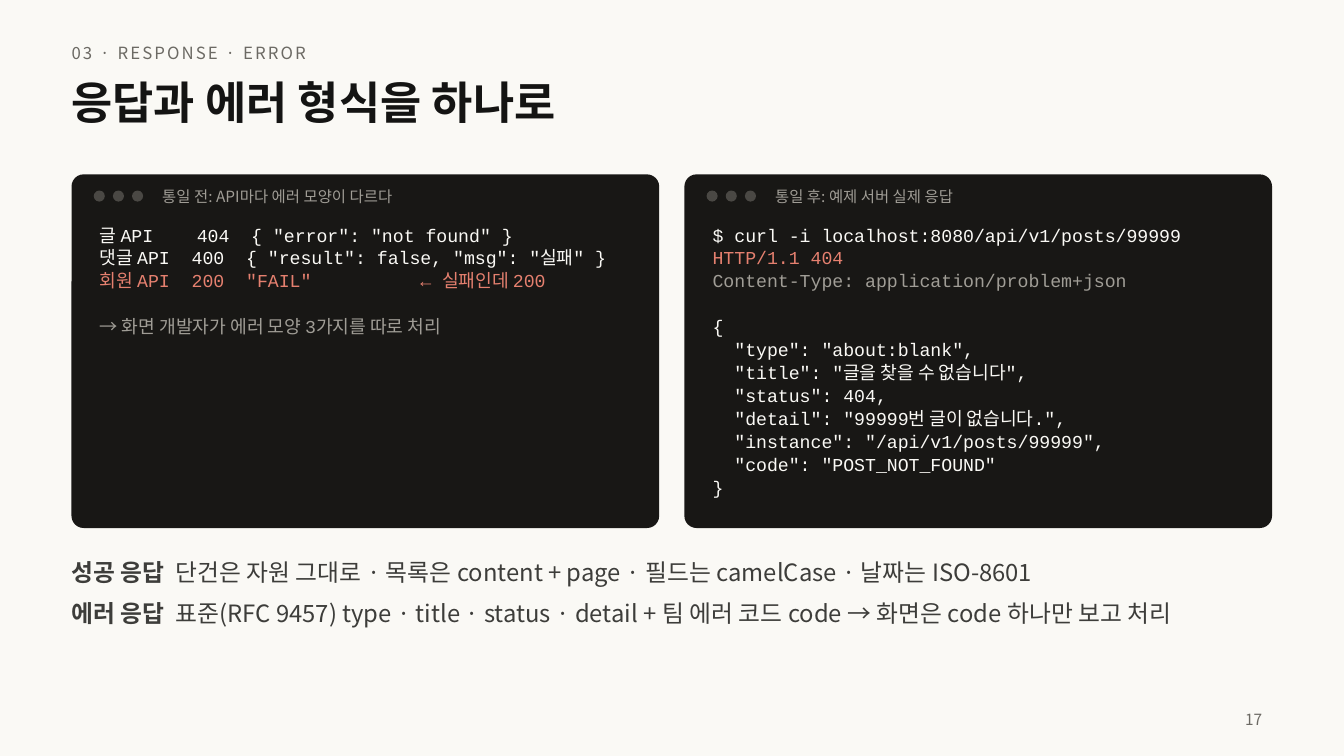
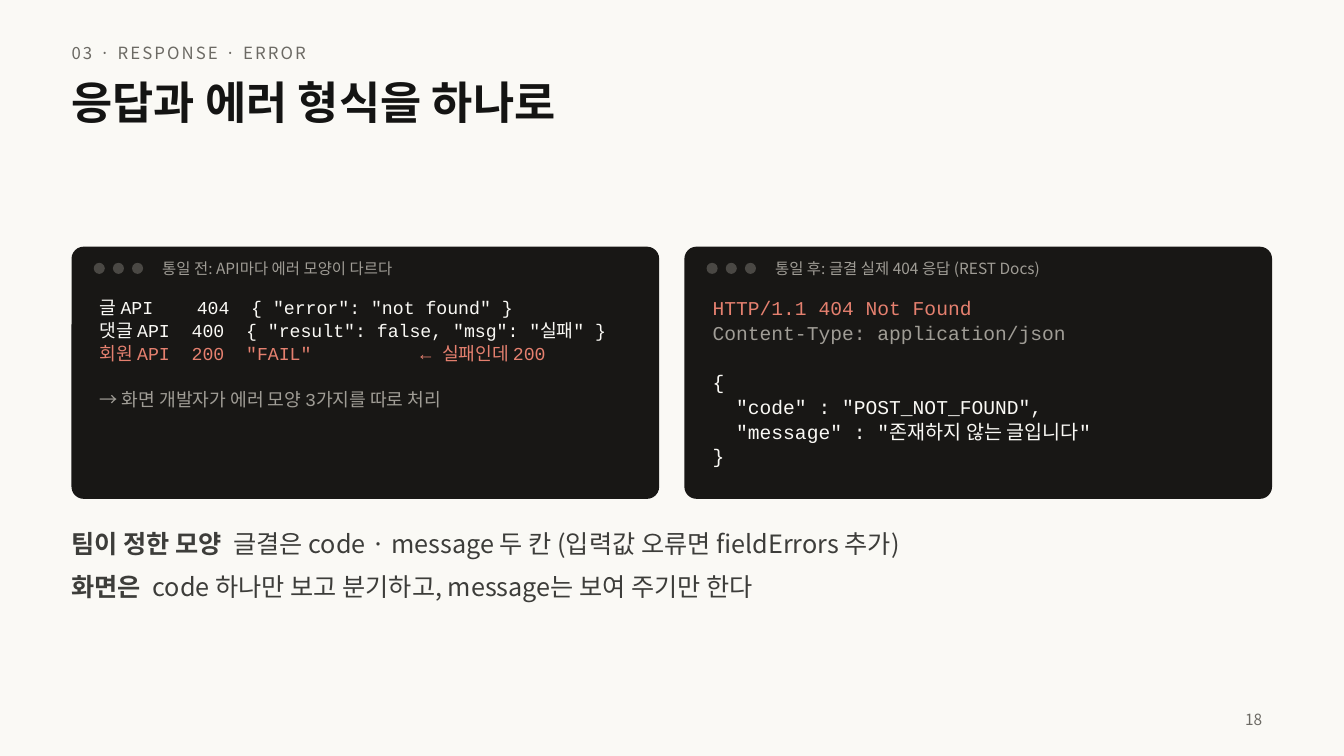
Before and after one commit to home-blog/docs-RESTful, a slide deck: slide 18 of 발표/RESTful-API-설계.pptx (slide 17 before the commit). Drawn at 1344x756 pixels with LibreOffice and Linux fonts; fonts in the diff are those of the drawing. Boxes give left, top, right and bottom in pixels: in the first picture for what was removed or moved away, otherwise in the second. Text is boxed around its words. In the diff, an @@ line names an element or a change of style, - is before the commit and + after.

```diff
--- a/발표/RESTful-API-설계.pptx
+++ b/발표/RESTful-API-설계.pptx
@@ rounded rectangle: place and size @@
-rounded rectangle at [72, 174, 659, 528]
+rounded rectangle at [72, 247, 659, 499]
@@ rounded rectangle at [72, 247, 659, 499]: proportions changed @@
@@ rounded rectangle at [685, 247, 1272, 499]: proportions changed @@
@@ rounded rectangle: place and size @@
-rounded rectangle at [685, 174, 1272, 528]
+rounded rectangle at [685, 247, 1272, 499]
@@ 6 ellipses, 1 text: place and size @@
-6 ellipses, 1 text at [94, 189, 756, 203]
+6 ellipses, 1 text at [94, 261, 756, 275]
@@ text at [775, 261, 1040, 277]: text changed @@
-통일 후: 예제 서버 실제 응답
+통일 후: 글결 실제 404 응답 (REST Docs)
@@ text "글 API 404 { "error": ...": place and size @@
-text "글 API 404 { "error": ..." at [100, 227, 584, 335]
+text "글 API 404 { "error": ..." at [100, 299, 584, 408]
@@ text "HTTP/1.1 404 Not Found": place and size @@
-text "HTTP/1.1 404 Not Found" at [713, 229, 1182, 473]
+text "HTTP/1.1 404 Not Found" at [713, 302, 1091, 443]
@@ text "HTTP/1.1 404 Not Found" at [713, 302, 1091, 443]: size 13 to 14 pt in "{", "}" @@
@@ text at [713, 302, 1065, 344]: text changed; size 13 to 14 pt; text colour #FAF9F5 to #A09D96 @@
-$ curl -i localhost:8080/api/v1/posts/99999
-HTTP/1.1 404
-Content-Type: application/problem+json
+HTTP/1.1 404 Not Found
+Content-Type: application/json
@@ text at [736, 400, 1091, 443]: text changed; size 13 to 14 pt @@
-"type": "about:blank",
-"title": "글을 찾을 수 없습니다",
-"status": 404,
-"detail": "99999번 글이 없습니다.",
-"instance": "/api/v1/posts/99999",
-"code": "POST_NOT_FOUND"
+"code" : "POST_NOT_FOUND",
+"message" : "존재하지 않는 글입니다"
@@ text at [72, 532, 900, 603]: text changed; size 17 to 18 pt @@
-성공 응답 단건은 자원 그대로 · 목록은 content + page · 필드는 camelCase · 날짜는 ISO-8601
-에러 응답 표준(RFC 9457) type · title · status · detail + 팀 에러 코드 code → 화면은 code 하나만 보고 처리
+팀이 정한 모양 글결은 code · message 두 칸 (입력값 오류면 fieldErrors 추가)
+화면은 code 하나만 보고 분기하고, message는 보여 주기만 한다
@@ page number at [1245, 713, 1262, 725]: text changed @@
-17
+18
```
Also in this commit, not shown: 3 other slides changed, 4 slides added, 1 slide removed, 3 other files.
